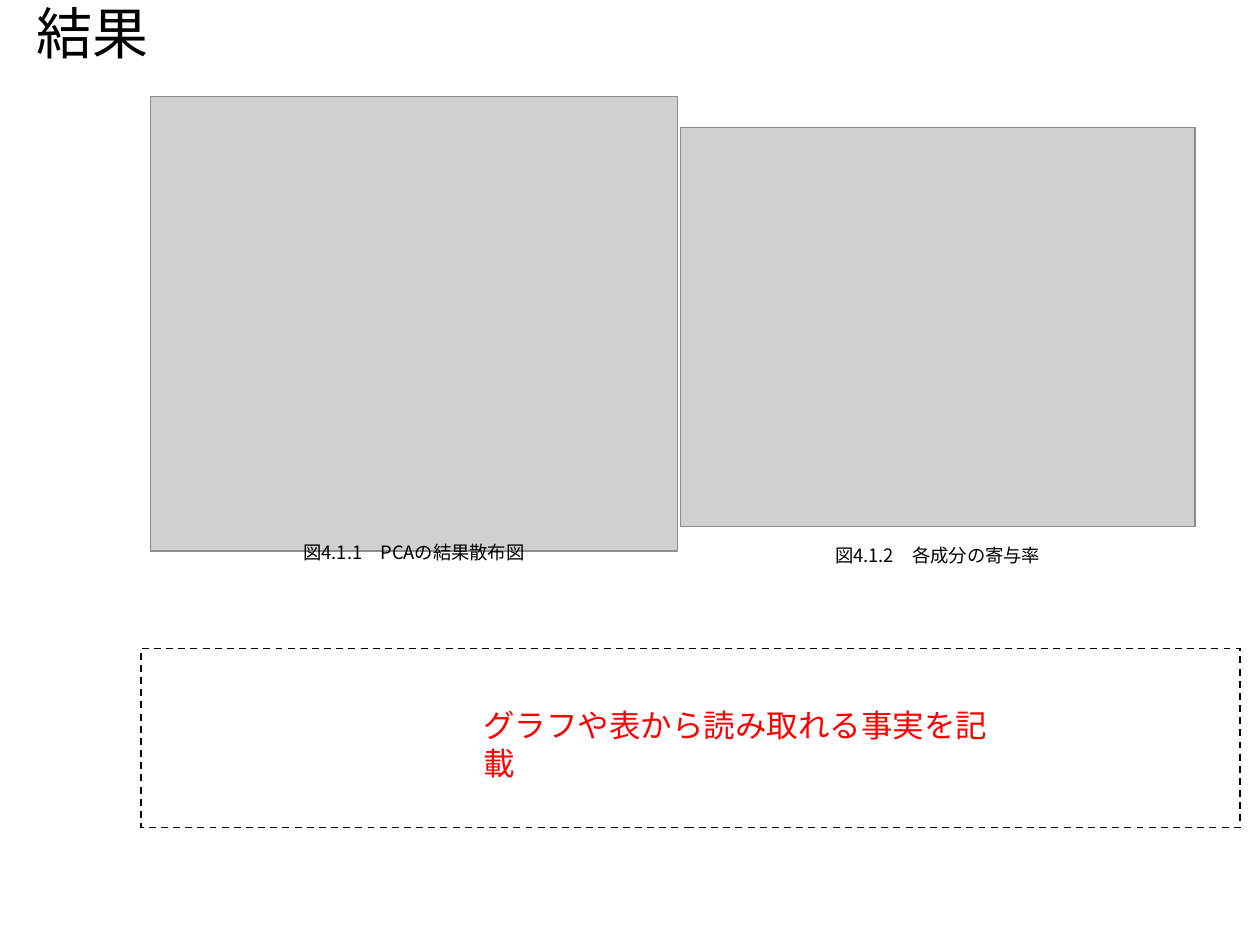
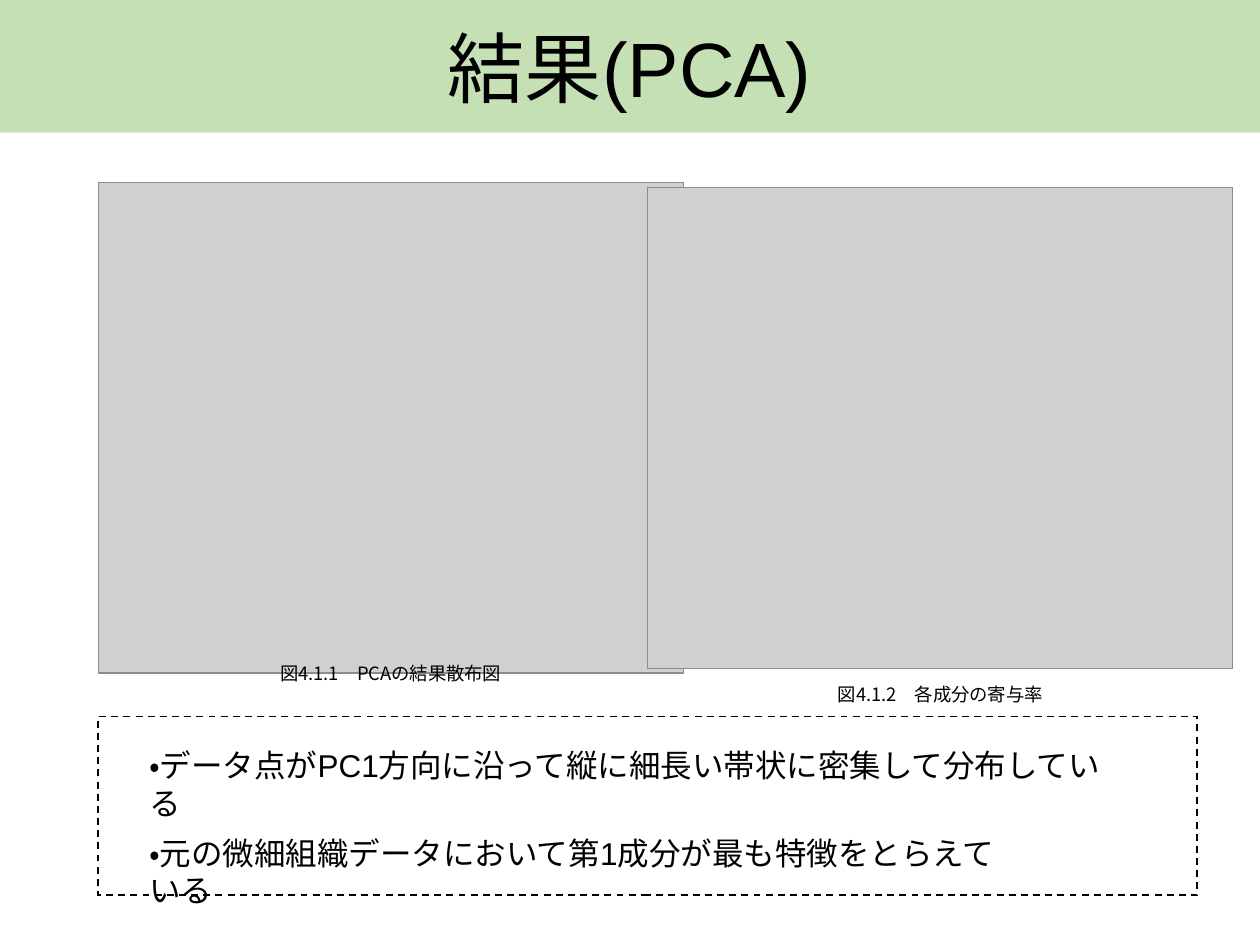
Before and after one commit to AT2032/Tokyo-University-of-Science, a slide deck: slide 10 of 学部3年/前期/学生実験/B1/プレゼン資料.pptx (slide 8 before the commit). Drawn at 1260x945 pixels with LibreOffice and Linux fonts; fonts in the diff are those of the drawing; grey boxes stand for pictures. Boxes give left, top, right and bottom in pixels: in the first picture for what was removed or moved away, otherwise in the second. Text is boxed around its words. In the diff, an @@ line names an element or a change of style, - is before the commit and + after.

```diff
--- a/学部3年/前期/学生実験/B1/プレゼン資料.pptx
+++ b/学部3年/前期/学生実験/B1/プレゼン資料.pptx
@@ rectangle "結果(PCA)": place and size @@
-rectangle "結果(PCA)" at (36, 7, 148, 59)
+rectangle "結果(PCA)" at (0, 0, 1260, 132)
@@ rectangle "結果(PCA)" at (0, 0, 1260, 132): vertical alignment top to middle; fill none to #C5E0B4 @@
@@ text in rectangle at (448, 32, 812, 113): text changed; size 32 to 44 pt @@
-結果
+結果(PCA)
@@ picture: place and size @@
-picture at (150, 97, 677, 552)
+picture at (98, 183, 683, 673)
@@ picture: place and size @@
-picture at (680, 127, 1194, 527)
+picture at (648, 188, 1232, 669)
@@ text "図4.1.1 PCAの結果散布図": place and size @@
-text "図4.1.1 PCAの結果散布図" at (303, 543, 525, 565)
+text "図4.1.1 PCAの結果散布図" at (280, 664, 501, 686)
@@ text "図4.1.2 各成分の寄与率": place and size @@
-text "図4.1.2 各成分の寄与率" at (835, 546, 1040, 564)
+text "図4.1.2 各成分の寄与率" at (838, 685, 1043, 703)
@@ rectangle: place and size @@
-rectangle at (141, 649, 1240, 828)
+rectangle at (98, 717, 1197, 896)
@@ text at (149, 750, 1100, 780): text changed; text colour #FF0000 to #000000 @@
-グラフや表から読み取れる事実を記載
+・データ点がPC1方向に沿って縦に細長い帯状に密集して分布している
@@ text added at (149, 838, 994, 868), 18 pt, text #000000 @@
+・元の微細組織データにおいて第1成分が最も特徴をとらえている
```
Also in this commit, not shown: 7 other slides changed, 5 slides added, 3 slides removed, 1 other file.
